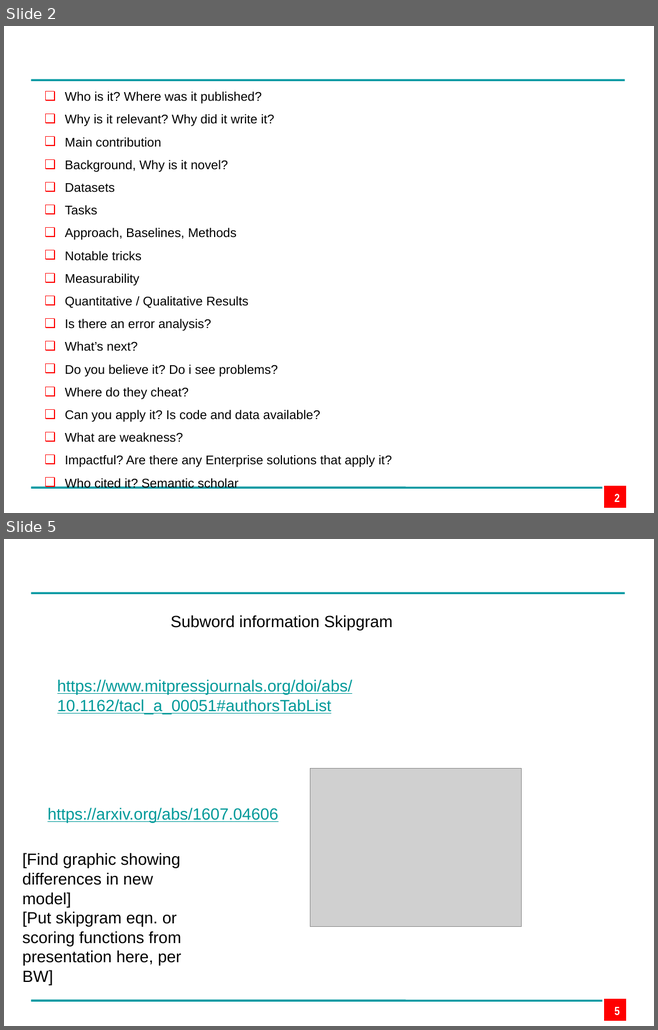
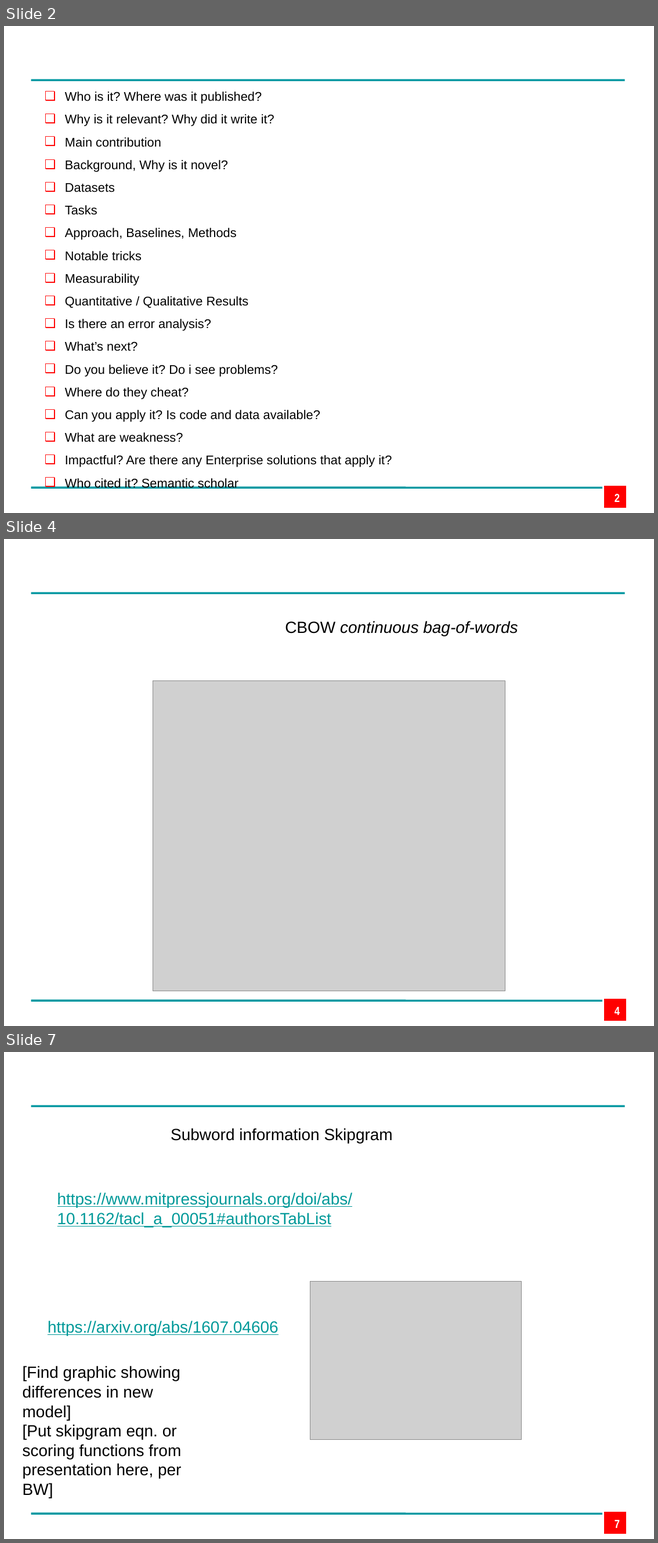
Before and after one commit to edpape007/NLP, a slide deck: Presentation_Subword.pptx. Shown one above the other, each under a label of ours: slides 2 and 5 before the commit, slides 2, 4 and 7 after it; the slides between them are not shown. The pictures are 658x1030 and 658x1543 pixels, drawn with LibreOffice and Linux fonts; fonts in the diff are those of the drawing; grey boxes stand for pictures; background and template pictures are left out. Boxes give left, top, right and bottom in pixels: in the first picture for what was removed or moved away, otherwise in the second. Text is boxed around its words. In the diff, an @@ line names an element or a change of style, - is before the commit and + after.

```diff
--- a/Presentation_Subword.pptx
+++ b/Presentation_Subword.pptx
@@ slide 4 added at (4,539,654,1026), background #FFFFFF; not listed: 3 template elements that a slide beside it also shows @@
@@ text added at (285,621,517,636), 18 pt, text #000000, italic @@
+CBOW continuous bag-of-words
@@ picture added at (152,681,505,991) @@
@@ page number added at (614,1007,619,1015), 13 pt, text #FFFFFF, bold @@
+4
@@ what was slide 5 is now slide 7 @@
@@ page number at (614,1520,619,1528): text changed @@
-5
+7
```
Also in this commit, not shown: 1 slide changed, 7 other slides added, 3 slides removed, 55 other files.
